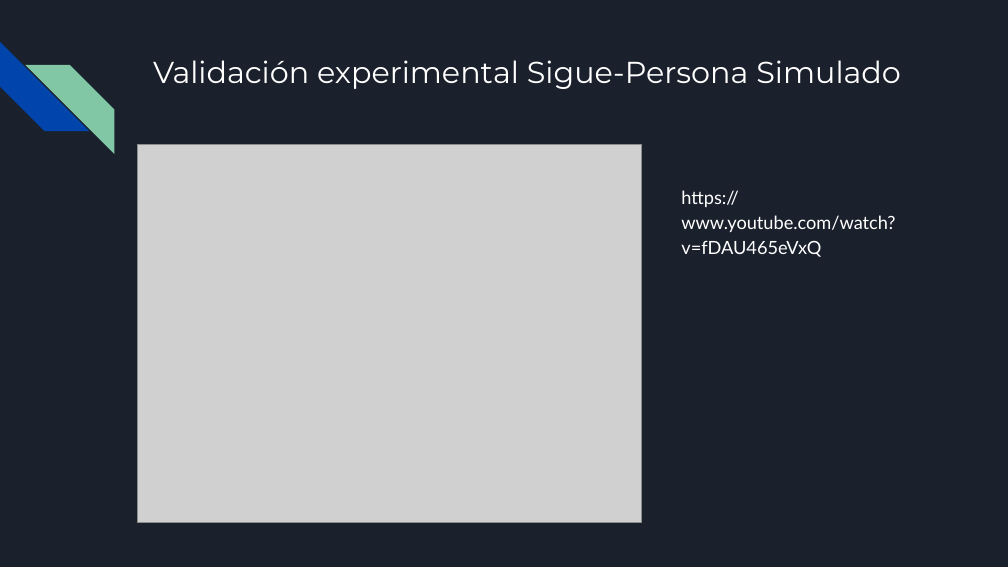
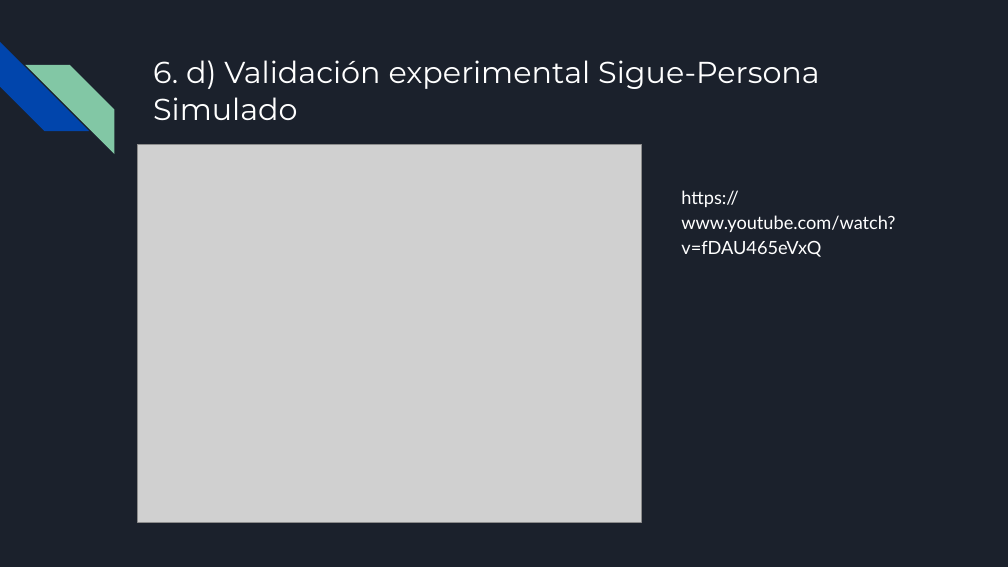
Before and after one commit to RoboticsLabURJC/2021-tfg-carlos-caminero, a slide deck: slide 18 of presentacion/presentacion.pptx. Drawn at 1008x567 pixels with LibreOffice and Linux fonts; fonts in the diff are those of the drawing; grey boxes stand for pictures. Boxes give left, top, right and bottom in pixels: in the first picture for what was removed or moved away, otherwise in the second. Text is boxed around its words. In the diff, an @@ line names an element or a change of style, - is before the commit and + after.

```diff
--- a/presentacion/presentacion.pptx
+++ b/presentacion/presentacion.pptx
@@ title at <box>153,60,820,120</box>: text changed @@
-Validación experimental Sigue-Persona Simulado
+6. d) Validación experimental Sigue-Persona Simulado
```
Also in this commit, not shown: 18 other slides changed, 1 other file.
